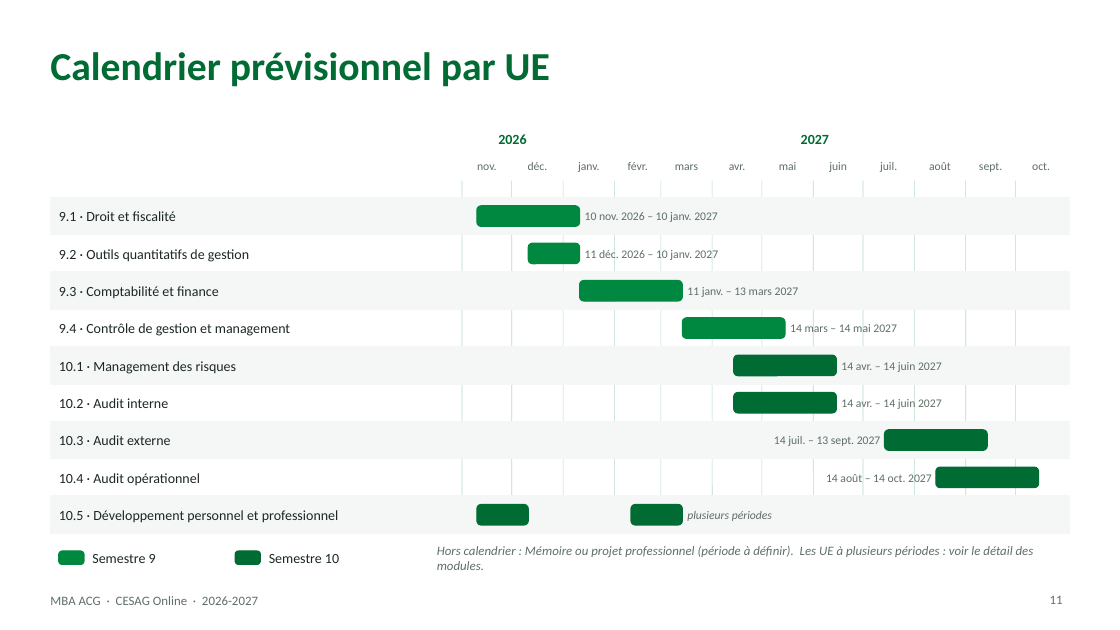
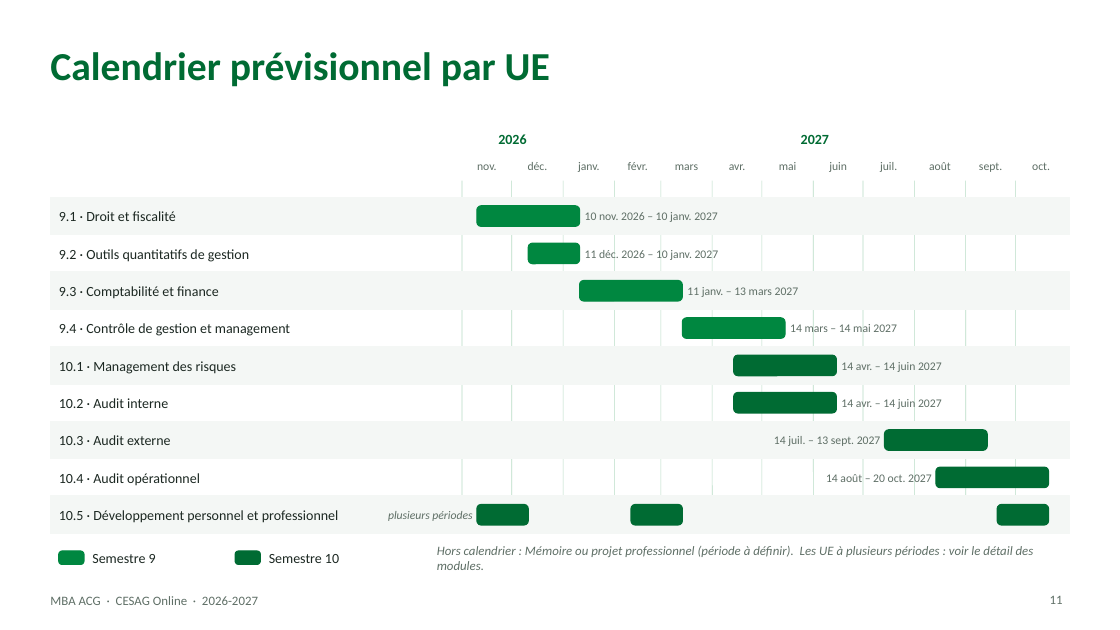
Before and after one commit to oscarkakpo-create/cockpitdigitalperso, a slide deck: slide 11 of presentations-mba/MBA_ACG_2026-27.pptx. Drawn at 1120x630 pixels with LibreOffice and Linux fonts; fonts in the diff are those of the drawing; background and template pictures are left out. Boxes give left, top, right and bottom in pixels: in the first picture for what was removed or moved away, otherwise in the second. Text is boxed around its words. In the diff, an @@ line names an element or a change of style, - is before the commit and + after.

```diff
--- a/presentations-mba/MBA_ACG_2026-27.pptx
+++ b/presentations-mba/MBA_ACG_2026-27.pptx
@@ text at bbox=[826, 472, 932, 485]: text changed @@
-14 août – 14 oct. 2027
+14 août – 20 oct. 2027
@@ rounded rectangle: place and size @@
-rounded rectangle at bbox=[936, 467, 1038, 487]
+rounded rectangle at bbox=[936, 467, 1049, 487]
@@ text "plusieurs périodes": place and size @@
-text "plusieurs périodes" at bbox=[687, 511, 772, 521]
+text "plusieurs périodes" at bbox=[388, 511, 472, 521]
@@ text "plusieurs périodes" at bbox=[388, 511, 472, 521]: alignment left to right @@
@@ rounded rectangle added at bbox=[997, 505, 1049, 525], fill #006B33, outline #006B33 1 pt @@
```
Also in this commit, not shown: 2 other slides changed.
